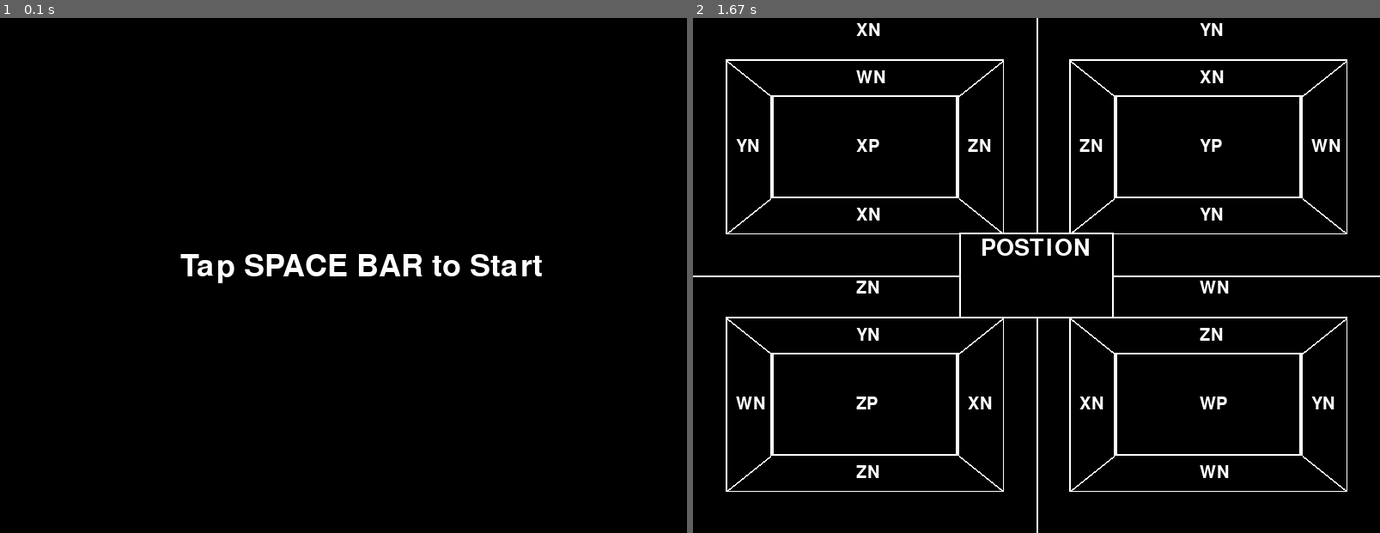
Above: before the commit, frames 1-2 (left to right).
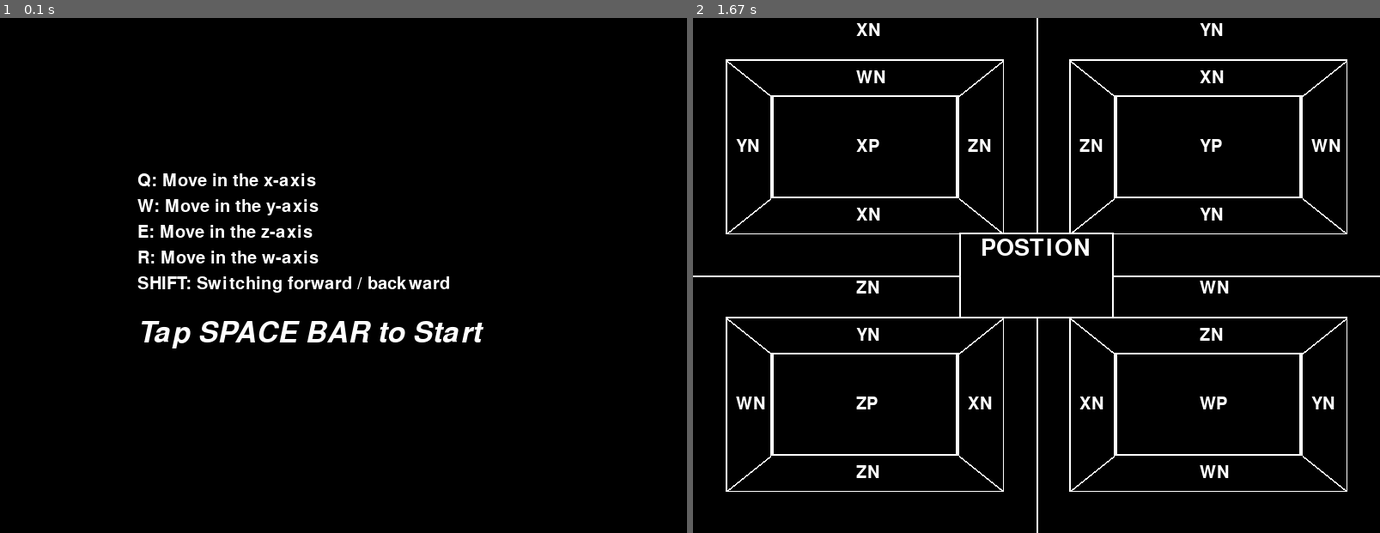
Above: after the commit, the same moments.

Repository: 2024-dg1s-gogeom/pygame-4d
Game: pygame game, started from main.py
Two runs of this game, one before a commit and one after it. Both use one fixed random seed, a clock stepped at 60 frames per second and the inputs below.
Inputs:
- Up to frame 1 (0.1 s): no input
- Up to frame 2 (1.67 s): tap Space at 0.33 s

The runs differ from the first frame. In frame 1, 3.7% of the frame differs, in the area x 20-79%, y 30-65%; in frame 2, nothing differs.

Commit message:
3차 수정본
< 개발 사항 >
1. 시작 화면에 간단한 조작키 설명 추가
2. 랜덤 미로 생성 알고리즘
 가. 랜덤 시작 및 끝 지점 설정 개발
 나. 지정된 시작 및 끝 지점의 최단 경로 지정

< 개발해야 하는 사항 >
1. 화면 가운데에 플레이어의 좌표 띄우는 코드 작성
2. 벽으로 막혀있다면 회색으로 표시하는 코드 작성
3. 랜덤 미로 생성 알고리즘
 가. 최단 경로에서 우회 경로 설정
 나. 경로에서 branch 설정

Diff:
--- a/main.py
+++ b/main.py
@@ -2,6 +2,7 @@
 from pygame.locals import *
 from maze.maze import Maze
 from maze.maze import mazePath
+from maze.maze import startPos
 import render
 
 class App:
@@ -13,13 +14,12 @@
         self.size = self.width, self.height = 800, 600
         self.font = pygame.font.Font(pygame.font.get_default_font(), 36)
 
-
     def on_init(self):
         self._display_surf = pygame.display.set_mode(self.size, pygame.HWSURFACE | pygame.DOUBLEBUF)
         self._running = True
         self.maze = Maze()
         self.k = 0
-        self.playerpos = [0, 0, 0, 0]
+        self.playerpos = [startPos, 0, 0, 0]
         self.modifier = 1
 
     def on_event(self, event):
--- a/map.py
+++ b/map.py
@@ -2,13 +2,13 @@
 from pygame.locals import *
 from maze.maze import Maze
 import render
-import main
+from main import *
 
 def show_map(display_surf):
     drawList = [[200,150], [600,150], [200,450], [600,450]]
-    gray = (200, 200, 200)
-    black= (0, 0, 0)
-    white= (255, 255, 255)
+    gray  = (200, 200, 200)
+    black = (0, 0, 0)
+    white = (255, 255, 255)
     for a,b in drawList:
         #Background cell
         pygame.draw.rect(display_surf, black, (a-200, b-150, 400, 300))
@@ -41,25 +41,25 @@
     #pos information
     pygame.draw.rect(display_surf, white, (310, 250, 180, 100))
     pygame.draw.rect(display_surf, black, (312, 252, 176, 96))
-    font=pygame.font.Font(None, 40)
-    posTitle=font.render("POSTION", True, white)
+    font = pygame.font.Font(None, 40)
+    posTitle = font.render("POSTION", True, white)
     display_surf.blit(posTitle, (335, 255))
 
     #Coordinate
-    i=-1
-    center=[[200, 150, 0], [600, 150, 2], [200, 450, 4], [600, 450, 6]]
-    pos_List=[[-10, -10], [-10, -145], [-150, -10], [120,-10], [-10, -90], [-10, 70]]
+    i = -1
+    center = [[200, 150, 0], [600, 150, 2], [200, 450, 4], [600, 450, 6]]
+    pos_List = [[-10, -10], [-10, -145], [-150, -10], [120,-10], [-10, -90], [-10, 70]]
     con=["XP", "XN", "YP", "YN", "ZP", "ZN", "WP", "WN"]
     for p_x, p_y, in pos_List:
-        i+=1
+        i += 1
         for ps_x, ps_y, N in center:
             font=pygame.font.Font(None, 30)
             text=font.render(con[N+i], True, white)
             display_surf.blit(text, (ps_x+p_x, ps_y+p_y))
-        if i==1:
+        if i == 1:
             dis=(con[0], con[1])
             con.remove(con[0])
             con.remove(con[0])
             con.extend(dis)
-            i=0
+            i = 0
     pygame.display.flip()
--- a/maze/maze.py
+++ b/maze/maze.py
@@ -1,5 +1,6 @@
 import numpy as np
 import pygame
+import random as r
 
 class Maze:
     ##### 맵 시작 알고리즘 #####
@@ -16,45 +17,55 @@
         coords_list = coords.tolist()
         return coords_list
 
-    ##### 길 생성 알고리즘 #####
-    ### 길 모델 (추후 임의로 수정 가능) ###
-    for x in range(0,10): # (0,0,0,0) -> (9,0,0,0)
-        mazePath[x][0][0][0] = 1
-    for y in range(0,4): # (9,0,0,0) -> (9,3,0,0)
-        mazePath[9][y][0][0] = 1
-    for x in range(9,13): # (9,3,0,0) -> (12,3,0,0)
-        mazePath[x][3][0][0] = 1
-    for w in range(0,6): # (12,3,0,0) -> (12,3,0,5)
-        mazePath[12][3][0][w] = 1
-    for z in range(0,8): # (12,3,0,5) -> (12,3,7,5)
-        mazePath[12][3][z][5] = 1
-    for y in range(3,9): # (12,3,7,5) -> (12,8,7,5)
-        mazePath[12][y][7][5] = 1
-    for z in range(4,8): # (12,8,7,5) -> (12,8,4,5)
-        mazePath[12][8][z][5] = 1
-    for w in range(5,12): # (12,8,4,5) -> (12,8,4,11)
-        mazePath[12][8][4][w] = 1
-    for x in range(10,13): # (12,8,4,11) -> (10,8,4,11)
-        mazePath[x][8][4][11] = 1
-    for w in range(11,20): # (12,8,4,11) -> (12,8,4,19)
-        mazePath[12][8][4][w] = 1
-    for x in range(12,16): # (12,8,4,19) -> (15,8,4,19)
-        mazePath[x][8][4][19] = 1
-    for z in range(4,11): # (15,8,4,19) -> (15,8,10,19)
-        mazePath[15][8][z][19] = 1
-    for w in range(14,20): # (15,8,10,19) -> (15,8,10,14)
-        mazePath[15][8][10][w] = 1
-    for y in range(8,16): # (15,8,10,14) -> (15,15,10,14)
-        mazePath[15][y][10][14] = 1
-    for z in range(10,20): # (15,15,10,14) -> (15,15,19,14)
-        mazePath[15][15][z][14] = 1
-    for x in range(15,20): # (15,15,19,14) -> (19,15,19,14)
-        mazePath[x][15][19][14] = 1
-    for y in range(15,20): # (19,15,19,14) -> (19,19,19,14)
-        mazePath[19][y][19][14] = 1
-    for w in range(14,20): # (19,19,19,14) -> (19,19,19,19)
-        mazePath[19][19][19][w] = 1
+    ### 시작지점, 도착지점 인수 돌리기 ###
+    global startPos; startPos = r.randrange(20)
+    endPos = r.randrange(20)
+
+    ### 시작지점, 도착지점 최단경로 생성 ###
+    for x in range(startPos,20): mazePath[x][0][0][0] = 1
+    for y in range(20): mazePath[19][y][0][0] = 1
+    for z in range(20): mazePath[19][19][z][0] = 1
+    for w in range(endPos): mazePath[19][19][19][w] = 1
 
     ### 시작지점, 도착지점 결정 ###
-        mazePath[0][0][0][0] = 2
-        mazePath[19][19][19][19] = 3
+    mazePath[startPos][0][0][0] = 2
+    mazePath[19][19][19][endPos] = 3
+
+    # ##### 길 생성 알고리즘 #####
+    # ### 길 모델 (추후 임의로 수정 가능) ###
+    # for x in range(0,10): # (0,0,0,0) -> (9,0,0,0)
+    #     mazePath[x][0][0][0] = 1
+    # for y in range(0,4): # (9,0,0,0) -> (9,3,0,0)
+    #     mazePath[9][y][0][0] = 1
+    # for x in range(9,13): # (9,3,0,0) -> (12,3,0,0)
+    #     mazePath[x][3][0][0] = 1
+    # for w in range(0,6): # (12,3,0,0) -> (12,3,0,5)
+    #     mazePath[12][3][0][w] = 1
+    # for z in range(0,8): # (12,3,0,5) -> (12,3,7,5)
+    #     mazePath[12][3][z][5] = 1
+    # for y in range(3,9): # (12,3,7,5) -> (12,8,7,5)
+    #     mazePath[12][y][7][5] = 1
+    # for z in range(4,8): # (12,8,7,5) -> (12,8,4,5)
+    #     mazePath[12][8][z][5] = 1
+    # for w in range(5,12): # (12,8,4,5) -> (12,8,4,11)
+    #     mazePath[12][8][4][w] = 1
+    # for x in range(10,13): # (12,8,4,11) -> (10,8,4,11)
+    #     mazePath[x][8][4][11] = 1
+    # for w in range(11,20): # (12,8,4,11) -> (12,8,4,19)
+    #     mazePath[12][8][4][w] = 1
+    # for x in range(12,16): # (12,8,4,19) -> (15,8,4,19)
+    #     mazePath[x][8][4][19] = 1
+    # for z in range(4,11): # (15,8,4,19) -> (15,8,10,19)
+    #     mazePath[15][8][z][19] = 1
+    # for w in range(14,20): # (15,8,10,19) -> (15,8,10,14)
+    #     mazePath[15][8][10][w] = 1
+    # for y in range(8,16): # (15,8,10,14) -> (15,15,10,14)
+    #     mazePath[15][y][10][14] = 1
+    # for z in range(10,20): # (15,15,10,14) -> (15,15,19,14)
+    #     mazePath[15][15][z][14] = 1
+    # for x in range(15,20): # (15,15,19,14) -> (19,15,19,14)
+    #     mazePath[x][15][19][14] = 1
+    # for y in range(15,20): # (19,15,19,14) -> (19,19,19,14)
+    #     mazePath[19][y][19][14] = 1
+    # for w in range(14,20): # (19,19,19,14) -> (19,19,19,19)
+    #     mazePath[19][19][19][w] = 1
--- a/render.py
+++ b/render.py
@@ -3,9 +3,24 @@
 from map import show_map
 
 def front_render(font, maze, display_surf):
+    basicFont = pygame.font.SysFont(None, 30, False, False)
+    titleFont = pygame.font.SysFont(None, 50, False, True)
     display_surf.fill((0, 0, 0))
-    title = font.render("Tap SPACE BAR to Start", True, (255, 255, 255))
-    display_surf.blit(title, (210, 272))
+
+    titleStart = titleFont.render("Tap SPACE BAR to Start", True, (255, 255, 255))
+    titleTutoQ = basicFont.render("Q: Move in the x-axis", True, (255, 255, 255))
+    titleTutoW = basicFont.render("W: Move in the y-axis", True, (255, 255, 255))
+    titleTutoE = basicFont.render("E: Move in the z-axis", True, (255, 255, 255))
+    titleTutoR = basicFont.render("R: Move in the w-axis", True, (255, 255, 255))
+    titleTutoShift = basicFont.render("SHIFT: Switching forward / backward", True, (255, 255, 255))
+
+    display_surf.blit(titleTutoQ, (160, 180))
+    display_surf.blit(titleTutoW, (160, 210))
+    display_surf.blit(titleTutoE, (160, 240))
+    display_surf.blit(titleTutoR, (160, 270))
+    display_surf.blit(titleTutoShift, (160, 300))
+    display_surf.blit(titleStart, (160, 350))
+
     pygame.display.flip()
 
 def play_render(font, maze, display_surf):
